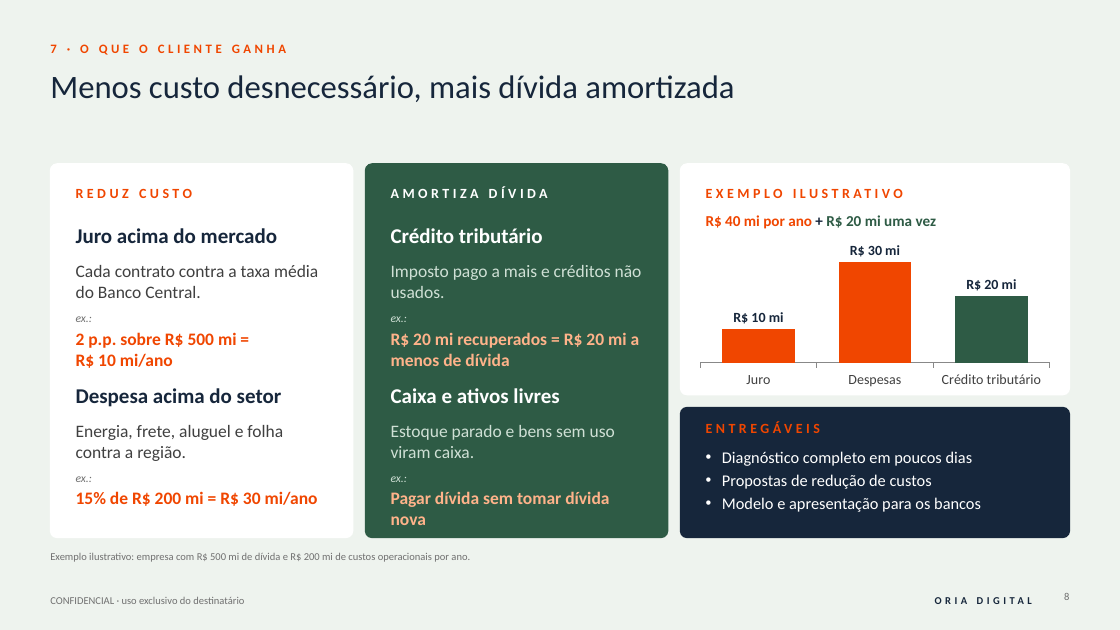
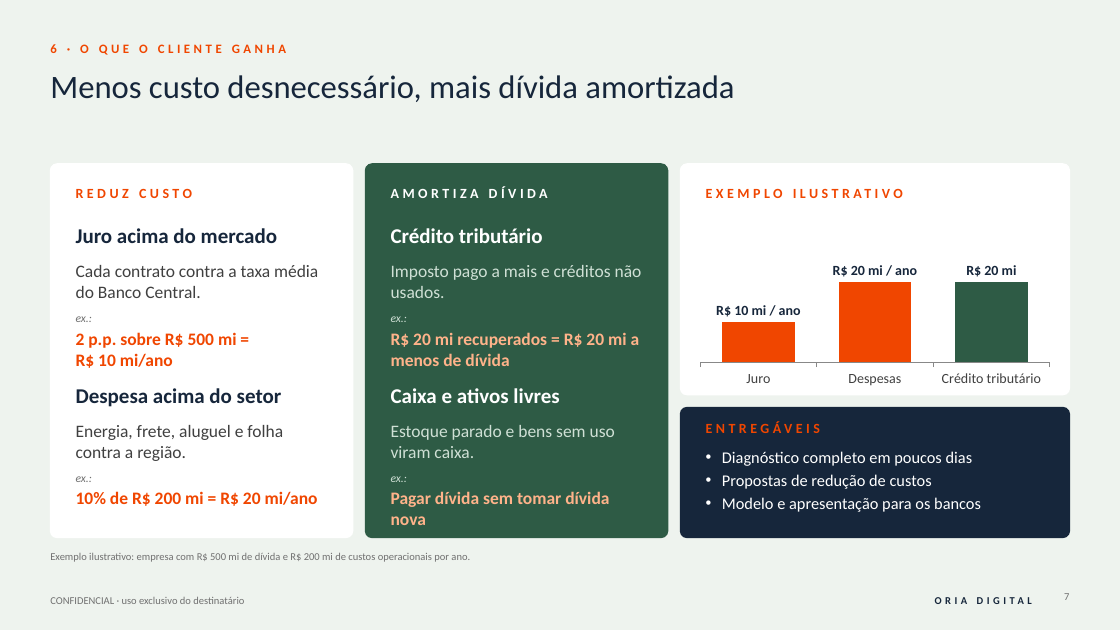
Before and after one commit to rodrigovaroto-wq/Oria-Digital, a slide deck: slide 7 of Apresentações/Business Plan Oria Digital/1_entrega/Business_Plan_Oria_Digital_v3.pptx (slide 8 before the commit). Drawn at 1120x630 pixels with LibreOffice and Linux fonts; fonts in the diff are those of the drawing. Boxes give left, top, right and bottom in pixels: in the first picture for what was removed or moved away, otherwise in the second. Text is boxed around its words. In the diff, an @@ line names an element or a change of style, - is before the commit and + after.

```diff
--- a/Apresentações/Business Plan Oria Digital/1_entrega/Business_Plan_Oria_Digital_v3.pptx
+++ b/Apresentações/Business Plan Oria Digital/1_entrega/Business_Plan_Oria_Digital_v3.pptx
@@ text at bbox=[50, 44, 286, 55]: text changed @@
-7 · O QUE O CLIENTE GANHA
+6 · O QUE O CLIENTE GANHA
@@ column chart at bbox=[693, 214, 1057, 391] @@
@@ Series 1, Despesas: 30 to 20 @@
@@ data labels of Series 1 changed @@
@@ column chart: place and size @@
-column chart at bbox=[693, 239, 1057, 391]
+column chart at bbox=[693, 214, 1057, 391]
@@ text removed at bbox=[706, 215, 936, 229] @@
-R$ 40 mi por ano + R$ 20 mi uma vez
@@ text at bbox=[76, 491, 318, 506]: text changed @@
-15% de R$ 200 mi = R$ 30 mi/ano
+10% de R$ 200 mi = R$ 20 mi/ano
@@ page number at bbox=[1064, 593, 1069, 600]: text changed @@
-8
+7
```
Also in this commit, not shown: 8 other slides changed, 1 slide removed, 24 other files.
